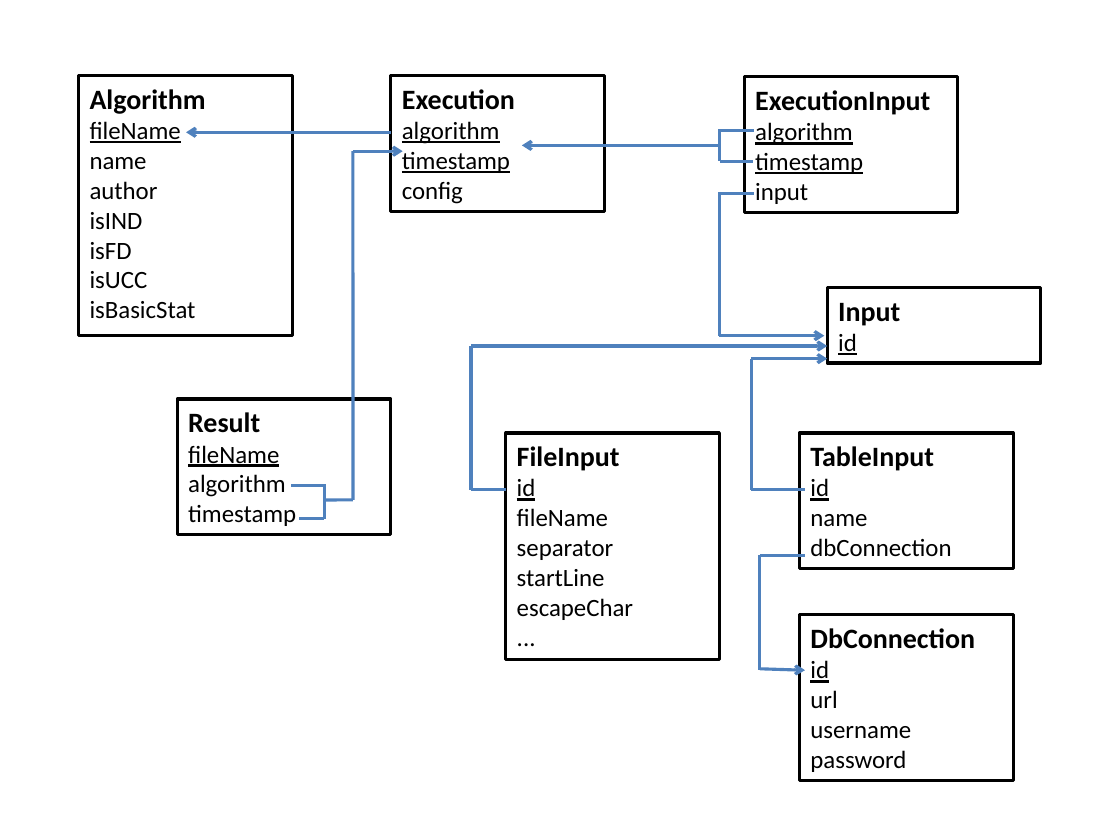
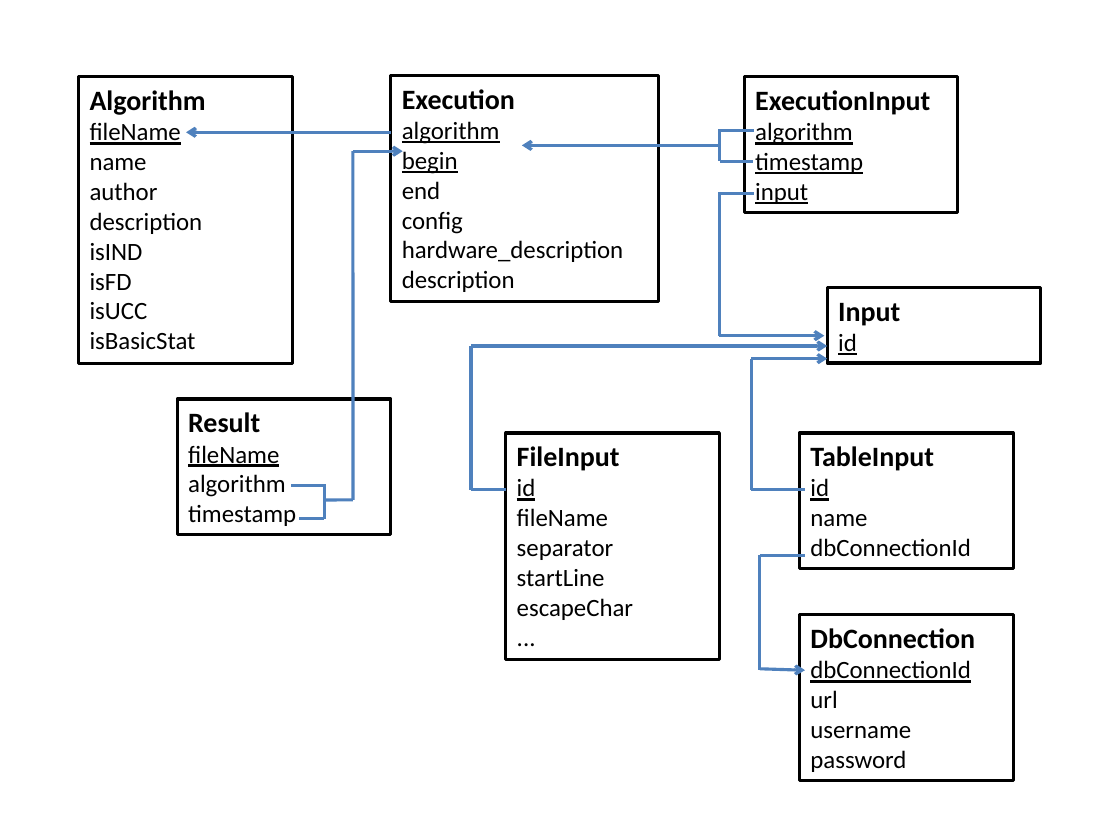
Before and after one commit to HPI-Information-Systems/Metanome, a slide deck: slide 1 of Metanome_DbSchema.pptx. Drawn at 1120x840 pixels with LibreOffice and Linux fonts; fonts in the diff are those of the drawing. Boxes give left, top, right and bottom in pixels: in the first picture for what was removed or moved away, otherwise in the second. Text is boxed around its words. In the diff, an @@ line names an element or a change of style, - is before the commit and + after.

Commit message:
added updated schema

```diff
--- a/Metanome_DbSchema.pptx
+++ b/Metanome_DbSchema.pptx
@@ rectangle "Algorithm" resized from (x1=78, y1=76, x2=292, y2=336) to (x1=78, y1=77, x2=292, y2=364) @@
@@ rectangle "Execution" resized from (x1=391, y1=76, x2=605, y2=212) to (x1=391, y1=76, x2=659, y2=302) @@
@@ text in rectangle at (x1=402, y1=151, x2=458, y2=199): text changed @@
-timestamp
+begin
+end
@@ text in rectangle at (x1=755, y1=183, x2=808, y2=204): underline on in "input" @@
@@ text in rectangle at (x1=90, y1=212, x2=203, y2=234): paragraph added @@
+description
@@ text in rectangle at (x1=402, y1=240, x2=623, y2=292): paragraphs added @@
+hardware_description
+description
@@ text in rectangle at (x1=810, y1=538, x2=970, y2=556): text changed @@
-dbConnection
+dbConnectionId
@@ text in rectangle at (x1=810, y1=660, x2=970, y2=683): text changed @@
-id
+dbConnectionId
```
